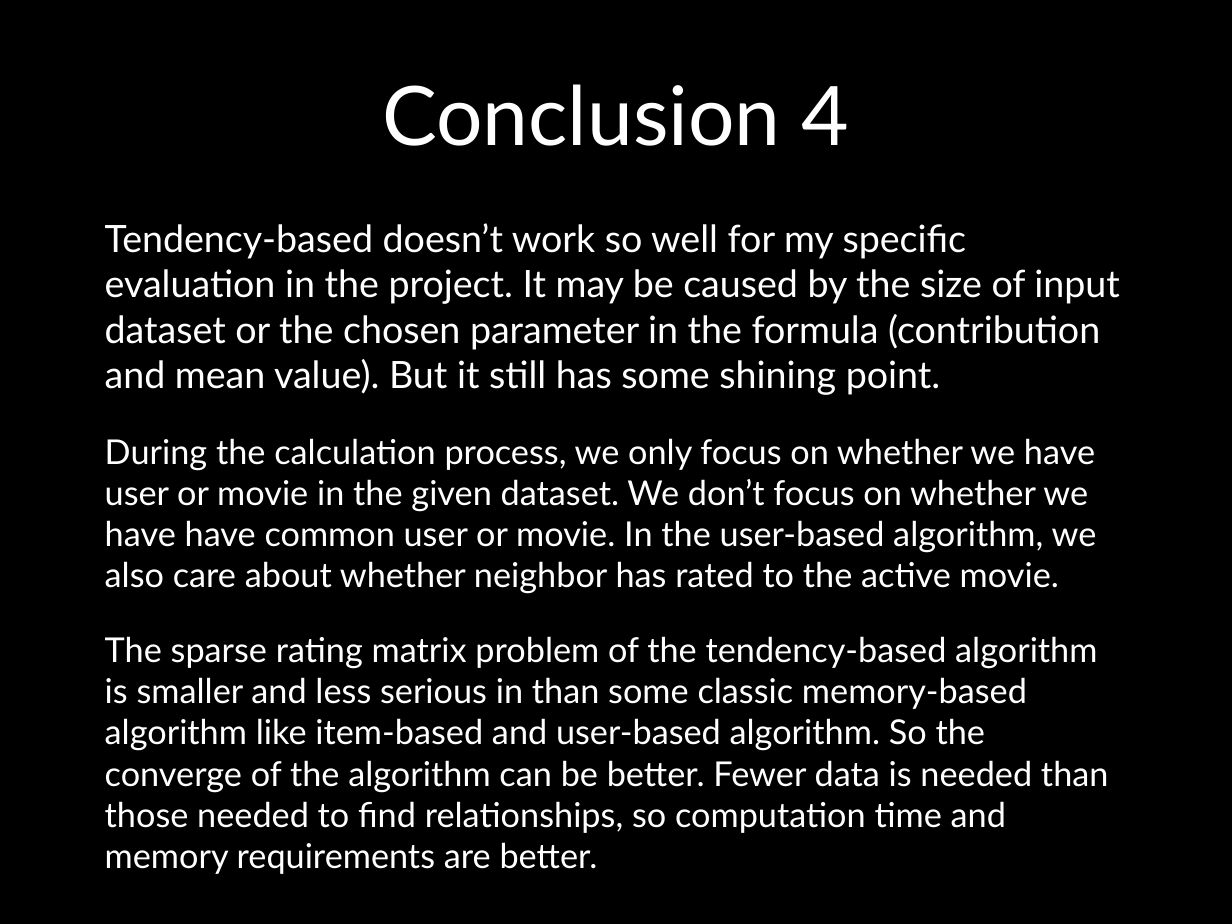
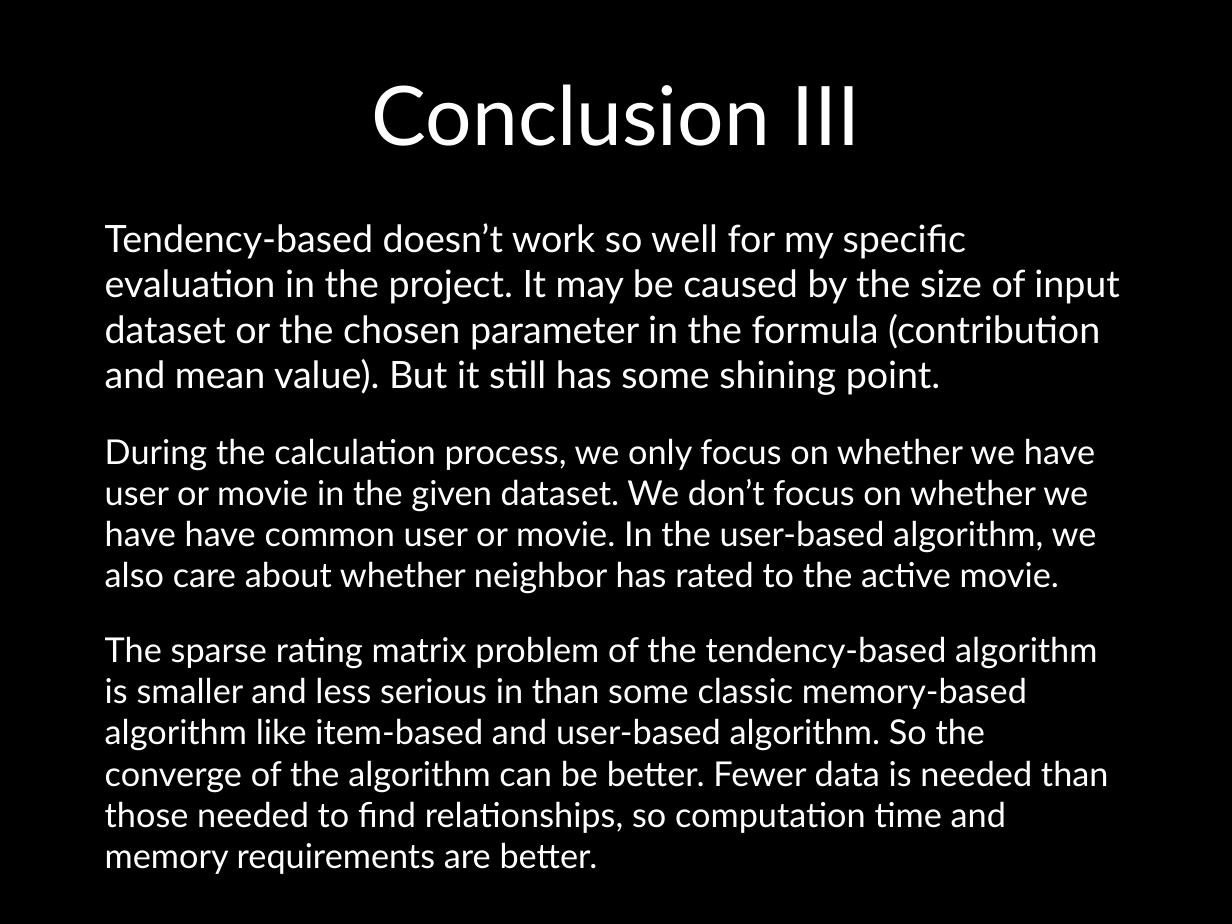
Before and after one commit to UCSBGauchos/MAE-data, a slide deck: slide 54 of Final Presentation.pptx. Drawn at 1232x924 pixels with LibreOffice and Linux fonts; fonts in the diff are those of the drawing; background and template pictures are left out. Boxes give left, top, right and bottom in pixels: in the first picture for what was removed or moved away, otherwise in the second. Text is boxed around its words. In the diff, an @@ line names an element or a change of style, - is before the commit and + after.

Commit message:
Final version

```diff
--- a/Final Presentation.pptx
+++ b/Final Presentation.pptx
@@ title at bbox=[372, 84, 860, 146]: text changed @@
-Conclusion 4
+Conclusion III
```
Also in this commit, not shown: 2 other slides changed.
